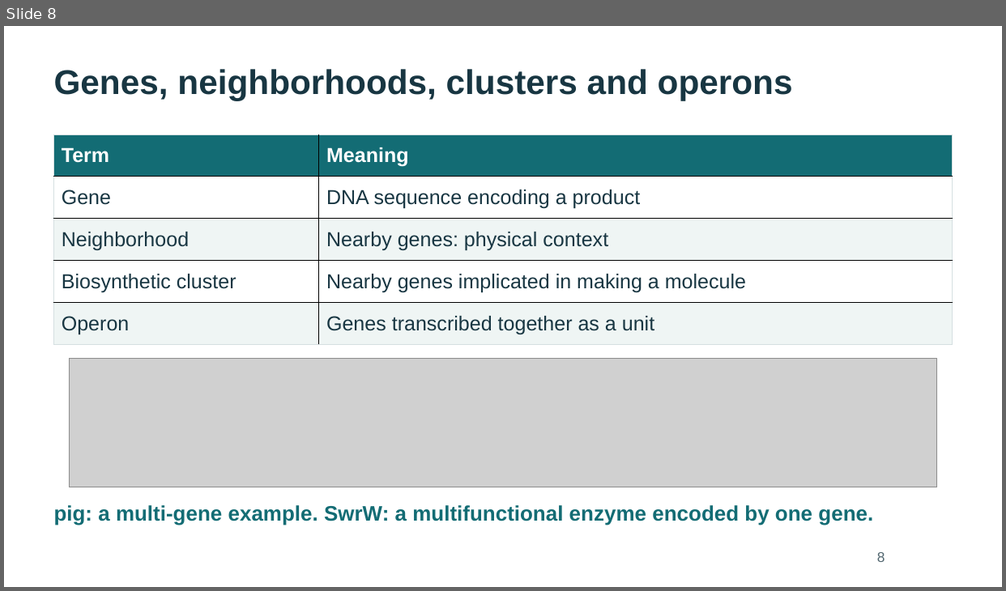
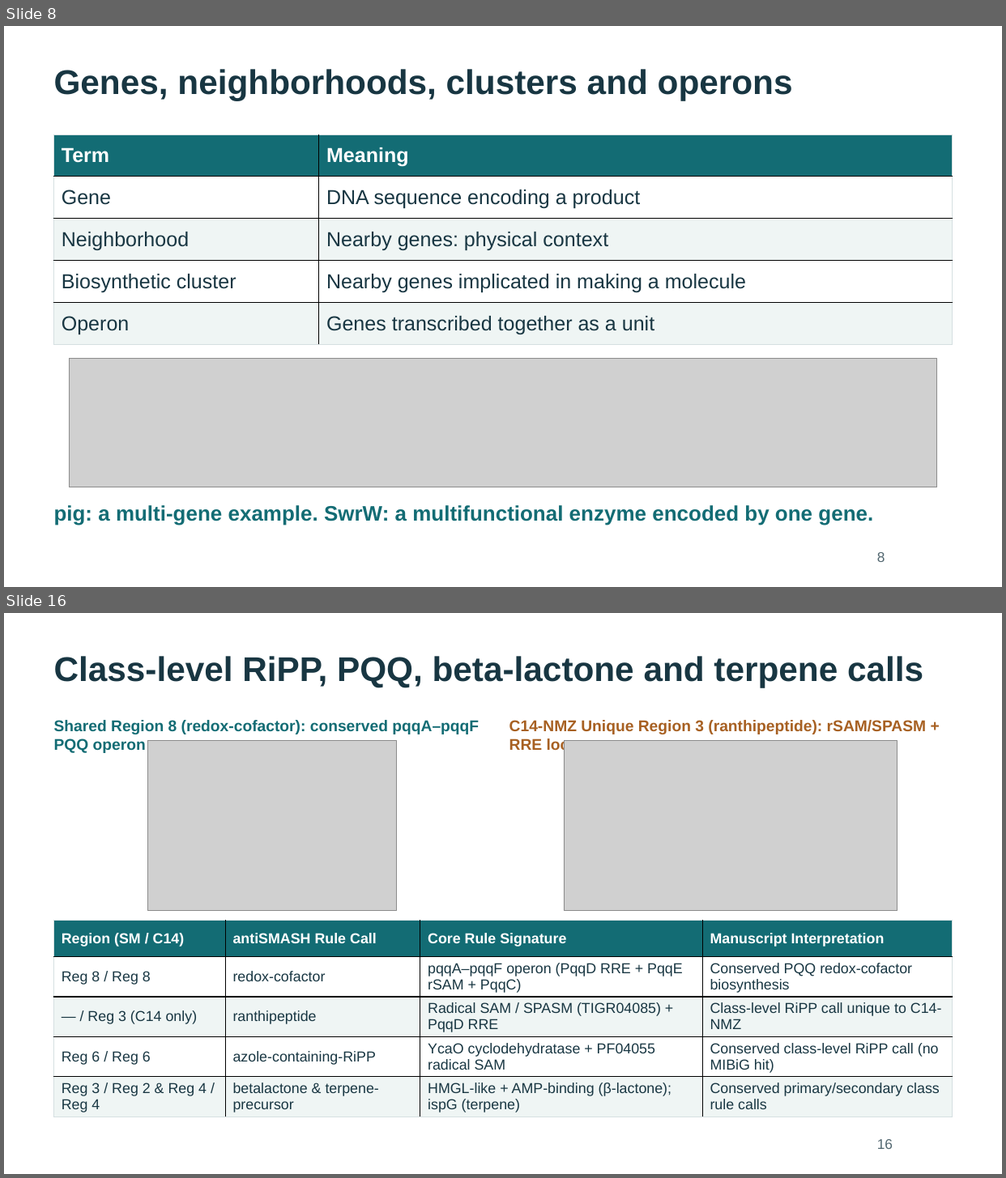
Before and after one commit to WhyAdr/sm-manu, a slide deck: explainer/NMZ-Serratia-genomics-explainer-2026-10-20.pptx. Shown one above the other, each under a label of ours: slide 8 before the commit, slides 8 and 16 after it; the slides between them are not shown. The pictures are 1006x591 and 1006x1178 pixels, drawn with LibreOffice and Linux fonts; fonts in the diff are those of the drawing; grey boxes stand for pictures. Boxes give left, top, right and bottom in pixels: in the first picture for what was removed or moved away, otherwise in the second. Text is boxed around its words. In the diff, an @@ line names an element or a change of style, - is before the commit and + after.

```diff
--- a/explainer/NMZ-Serratia-genomics-explainer-2026-10-20.pptx
+++ b/explainer/NMZ-Serratia-genomics-explainer-2026-10-20.pptx
@@ slide 16 added at [4, 613, 1002, 1174], background #FFFFFF @@
@@ text added at [54, 656, 923, 688], 33 pt, text #183642, bold @@
+Class-level RiPP, PQQ, beta-lactone and terpene calls
@@ text added at [54, 720, 479, 753], 15 pt, text #136C74, bold @@
+Shared Region 8 (redox-cofactor): conserved pqqA–pqqF PQQ operon
@@ text added at [509, 720, 926, 753], 15 pt, text #A76022, bold @@
+C14-NMZ Unique Region 3 (ranthipeptide): rSAM/SPASM + RRE locus
@@ picture added at [148, 741, 396, 911] @@
@@ picture added at [564, 741, 898, 911] @@
@@ table added at [54, 920, 952, 1116], 5 rows, 4 columns @@
+Region (SM / C14) | antiSMASH Rule Call | Core Rule Signature | Manuscript Interpretation
+Reg 8 / Reg 8 | redox-cofactor | pqqA–pqqF operon (PqqD RRE + PqqE rSAM + PqqC) | Conserved PQQ redox-cofactor biosynthesis
+— / Reg 3 (C14 only) | ranthipeptide | Radical SAM / SPASM (TIGR04085) + PqqD RRE | Class-level RiPP call unique to C14-NMZ
+Reg 6 / Reg 6 | azole-containing-RiPP | YcaO cyclodehydratase + PF04055 radical SAM | Conserved class-level RiPP call (no MIBiG hit)
+Reg 3 / Reg 2 & Reg 4 / Reg 4 | betalactone & terpene-precursor | HMGL-like + AMP-binding (β-lactone); ispG (terpene) | Conserved primary/secondary class rule calls
@@ text added at [877, 1139, 893, 1149], 13.5 pt, text #526770 @@
+16
```
Also in this commit, not shown: 16 slides changed, 8 other slides added, 3 slides removed, 9 other files.
